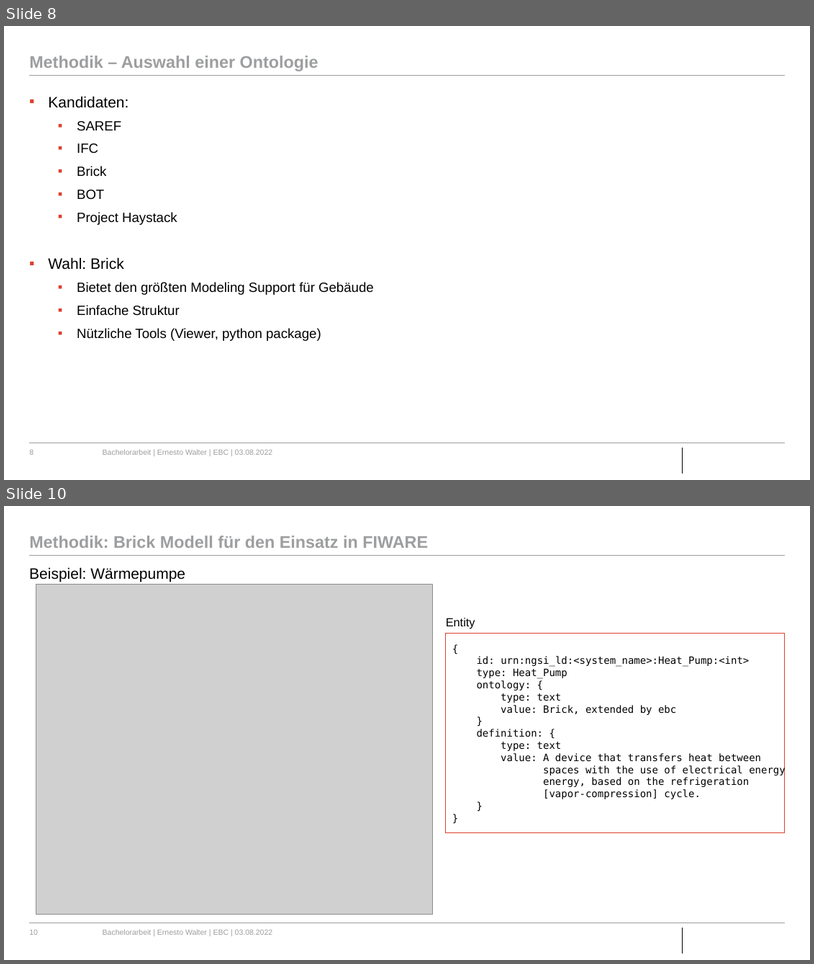
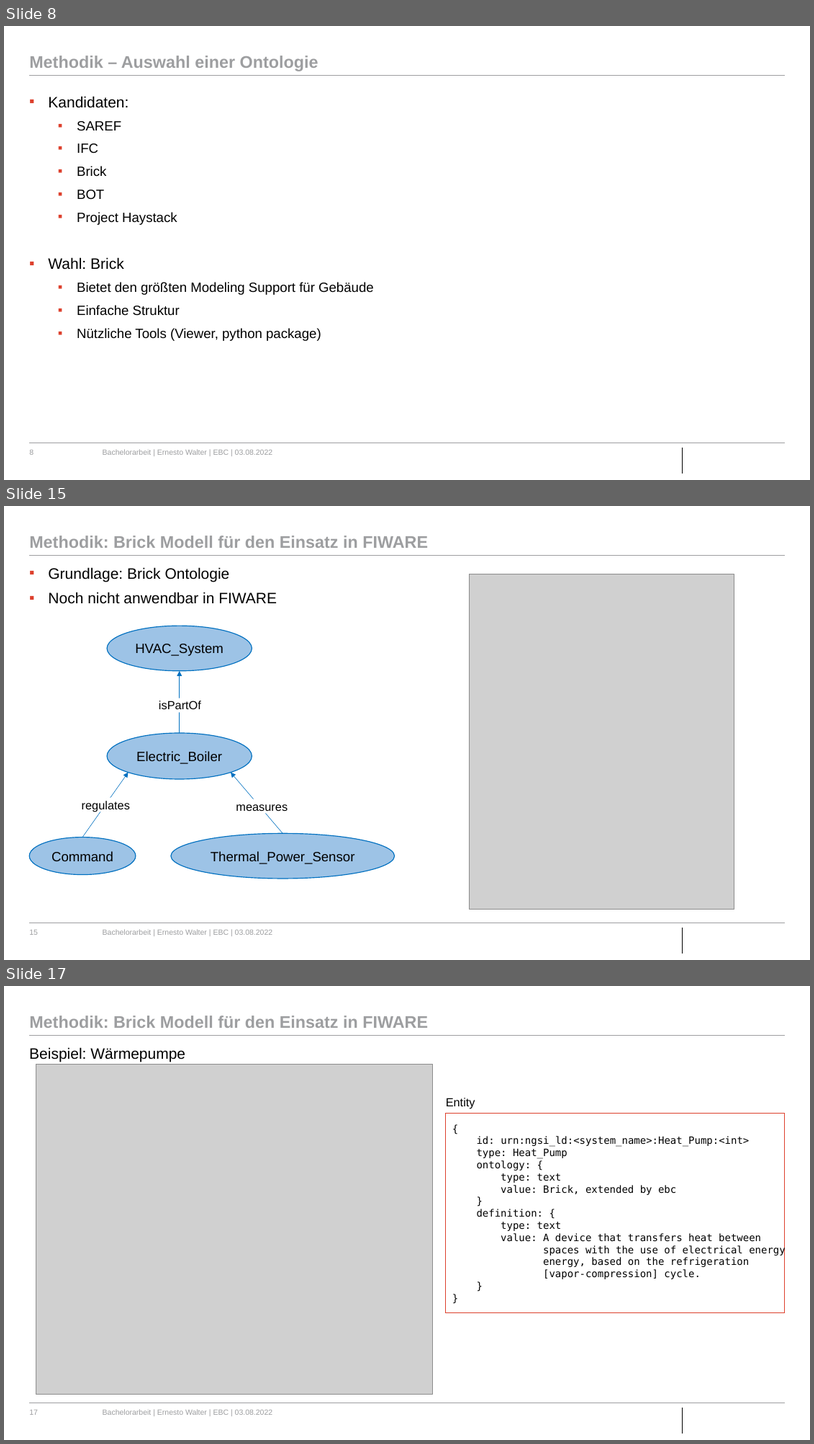
Before and after one commit to ErnestoVivas/FiBEM, a slide deck: docs/BA_Bergfest_Ernesto.pptx. Shown one above the other, each under a label of ours: slides 8 and 10 before the commit, slides 8, 15 and 17 after it; the slides between them are not shown. The pictures are 814x964 and 814x1444 pixels, drawn with LibreOffice and Linux fonts; fonts in the diff are those of the drawing; grey boxes stand for pictures; background and template pictures are left out. Boxes give left, top, right and bottom in pixels: in the first picture for what was removed or moved away, otherwise in the second. Text is boxed around its words. In the diff, an @@ line names an element or a change of style, - is before the commit and + after.

```diff
--- a/docs/BA_Bergfest_Ernesto.pptx
+++ b/docs/BA_Bergfest_Ernesto.pptx
@@ slide 15 added at (4, 506, 810, 960), background #FFFFFF; not listed: 5 template elements that a slide beside it also shows @@
@@ title added at (29, 536, 428, 548), 20 pt, text #9D9EA0, bold @@
+Methodik: Brick Modell für den Einsatz in FIWARE
@@ text added at (48, 567, 277, 604), 18 pt, text #000000 @@
+▪ Grundlage: Brick Ontologie
+▪ Noch nicht anwendbar in FIWARE
@@ picture added at (469, 574, 735, 909) @@
@@ ellipse added at (107, 626, 252, 671), fill #9DC3E6, outline #0070C0 1 pt, 16 pt, text #000000 @@
+HVAC_System
@@ arrow added from (180, 733) to (180, 671), #0070C0 0.5 pt @@
@@ text added at (159, 700, 201, 709), 14 pt, text #000000 @@
+isPartOf
@@ ellipse added at (107, 733, 252, 779), fill #9DC3E6, outline #0070C0 1 pt, 16 pt, text #000000 @@
+Electric_Boiler
@@ arrow added from (82, 837) to (128, 772), #0070C0 0.5 pt @@
@@ arrow added from (283, 834) to (231, 772), #0070C0 0.5 pt @@
@@ text added at (82, 800, 130, 811), 14 pt, text #000000 @@
+regulates
@@ text added at (236, 804, 288, 811), 14 pt, text #000000 @@
+measures
@@ ellipse added at (29, 837, 136, 875), fill #9DC3E6, outline #0070C0 1 pt, 16 pt, text #000000 @@
+Command
@@ ellipse added at (171, 834, 395, 879), fill #9DC3E6, outline #0070C0 1 pt, 16 pt, text #000000 @@
+Thermal_Power_Sensor
@@ what was slide 10 is now slide 17 @@
@@ page number at (29, 1409, 38, 1414): text changed @@
-10
+17
```
Also in this commit, not shown: 1 slide changed, 7 other slides added.
